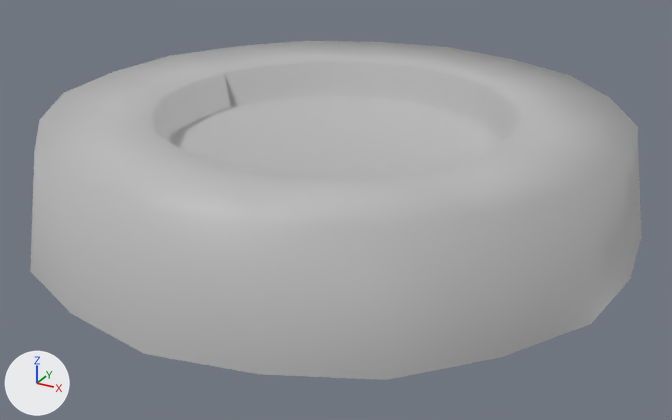
Before and after pictures for a commit that changed the FBX model MOREAU_CELINE/Meshes/SM_CircleWindow.fbx.
Camera for both pictures: a 50 mm lens placed at (0.612, -1.109, 0.561), pointed at (0.015, -0.024, 0.018). The axes (+X, +Y, +Z) are drawn at lower left. The lights are the same throughout. Where no turn or scale is listed for an object, it has been applied to the vertices.

Objects in the first picture: 'CircleWindow'.
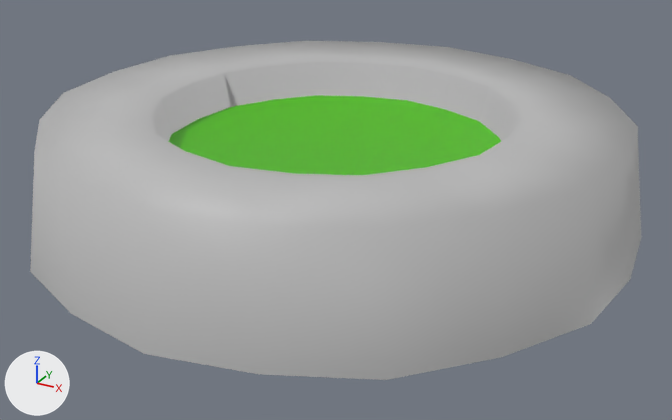
Where the change shows, as pixel boxes [x1, y1, x2, y2] in the pictures (672 x 420 px):
part 1 of me_mesh, recoloured (grey to green): [168, 95, 501, 175] in both

The change, as a diff of the scene's bpy script:
```diff
--- a/MOREAU_CELINE/Meshes/SM_CircleWindow.fbx.py
+++ b/MOREAU_CELINE/Meshes/SM_CircleWindow.fbx.py
@@ mat_glass_window @@
+mat_glass_window = principled_material('Glass_Window')
+mat_glass_window.base_color = (0.0769, 0.5, 0.0)  # green #4ebc00
@@ me_mesh @@
 me_mesh.from_pydata(...)  # 81 vertices, 70 faces; spans x -0.432..0.432, y -0.438..0.438, z 0.0..0.163
 # used by ob_circlewindow; location = (0.0, 0.0, 0.0)
+# me_mesh part 1: all 10 faces centred in x -0.168..0.168, y -0.177..0.177, z 0.109 switch from mat_house_object (grey #bcbcbc) to mat_glass_window (green #4ebc00)
```
